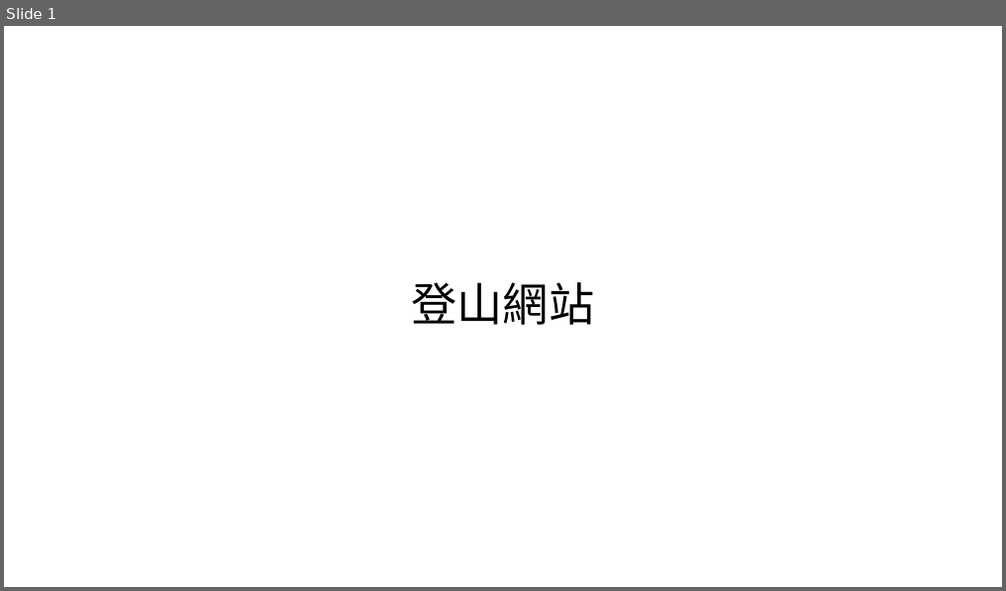
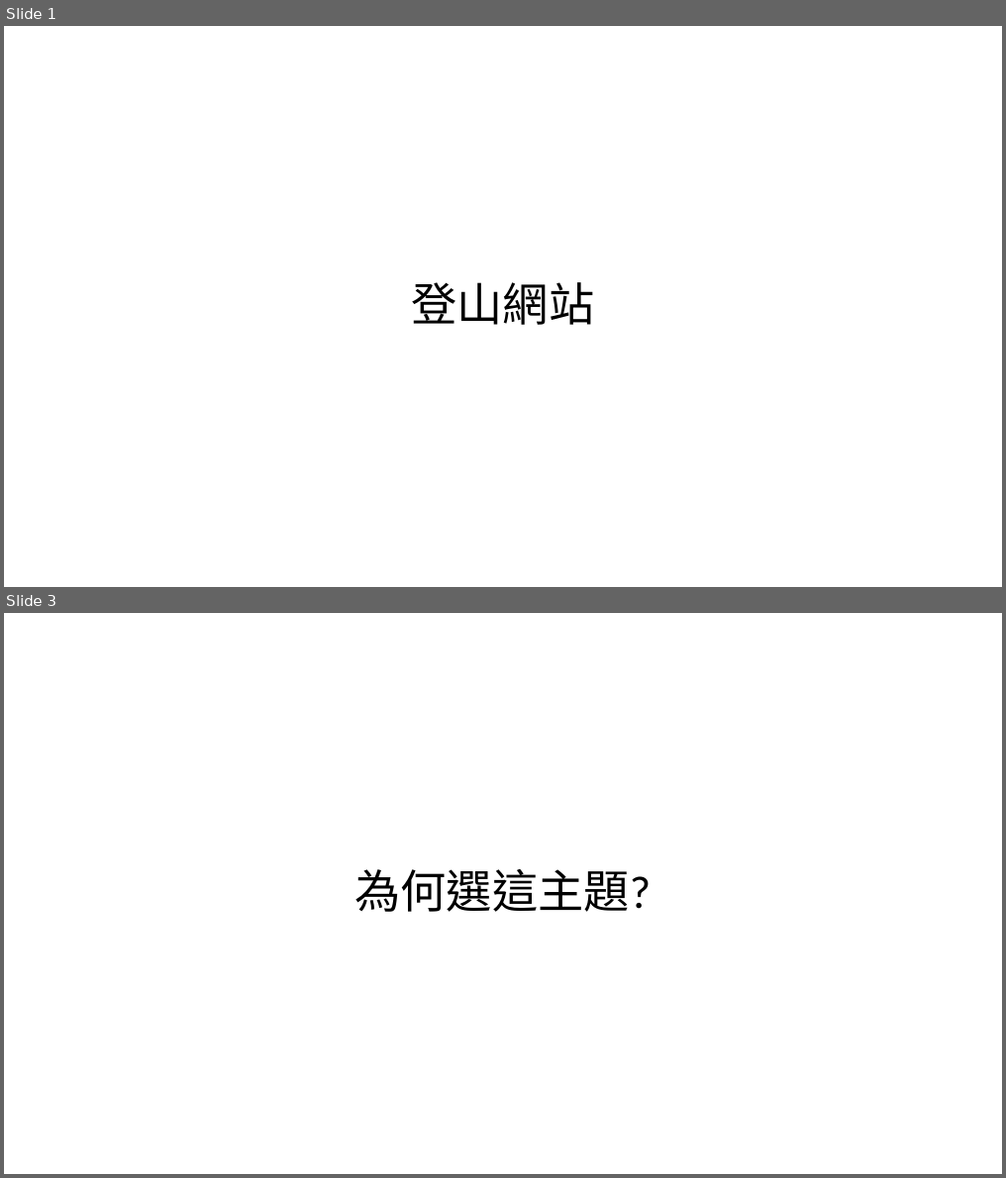
Before and after one commit to Ryujomikz/First-project, a slide deck: ppt/ppt.pptx. Shown one above the other, each under a label of ours: slide 1 before the commit, slides 1 and 3 after it; the slides between them are not shown. The pictures are 1006x591 and 1006x1178 pixels, drawn with LibreOffice and Linux fonts; fonts in the diff are those of the drawing. Boxes give left, top, right and bottom in pixels: in the first picture for what was removed or moved away, otherwise in the second. Text is boxed around its words. In the diff, an @@ line names an element or a change of style, - is before the commit and + after.

```diff
--- a/ppt/ppt.pptx
+++ b/ppt/ppt.pptx
@@ slide 3 added at <box>4,613,1002,1174</box>, background #FFFFFF @@
@@ title added at <box>355,869,651,912</box>, 44 pt, text #000000 @@
+為何選這主題?
```
Also in this commit, not shown: 1 slide changed, 3 other slides added, 3 slides removed, 5 other files.
